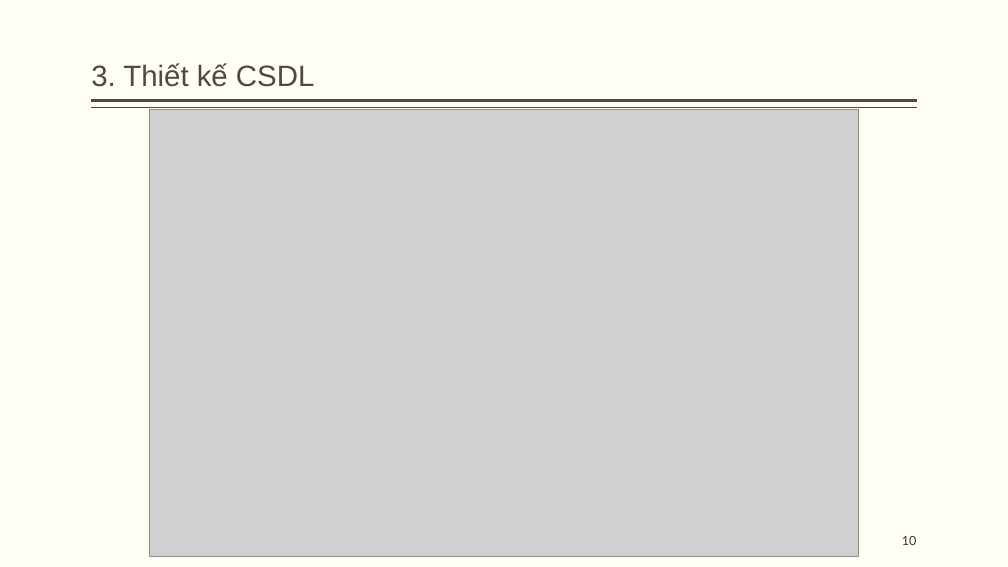
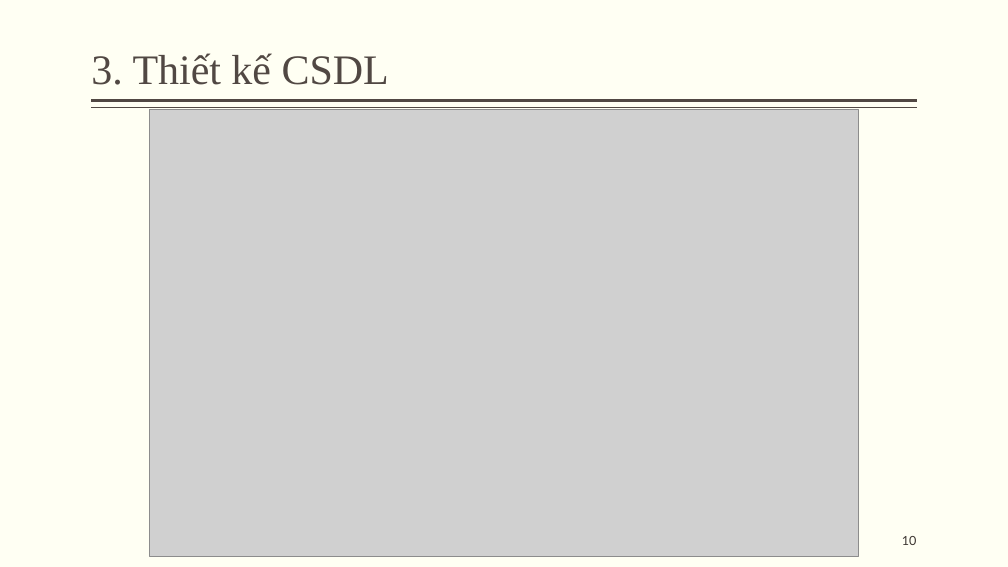
Before and after one commit to vanlam0145/website-learn-jp, a slide deck: slide 10 of Website-jp-pp.pptx. Drawn at 1008x567 pixels with LibreOffice and Linux fonts; fonts in the diff are those of the drawing; grey boxes stand for pictures. Boxes give left, top, right and bottom in pixels: in the first picture for what was removed or moved away, otherwise in the second. Text is boxed around its words. In the diff, an @@ line names an element or a change of style, - is before the commit and + after.

```diff
--- a/Website-jp-pp.pptx
+++ b/Website-jp-pp.pptx
@@ title "3. Thiết kế CSDL" at box(91, 53, 389, 85): size 28 to 40 pt, font Arial to Times New Roman @@
```
Also in this commit, not shown: 2 other slides changed.
